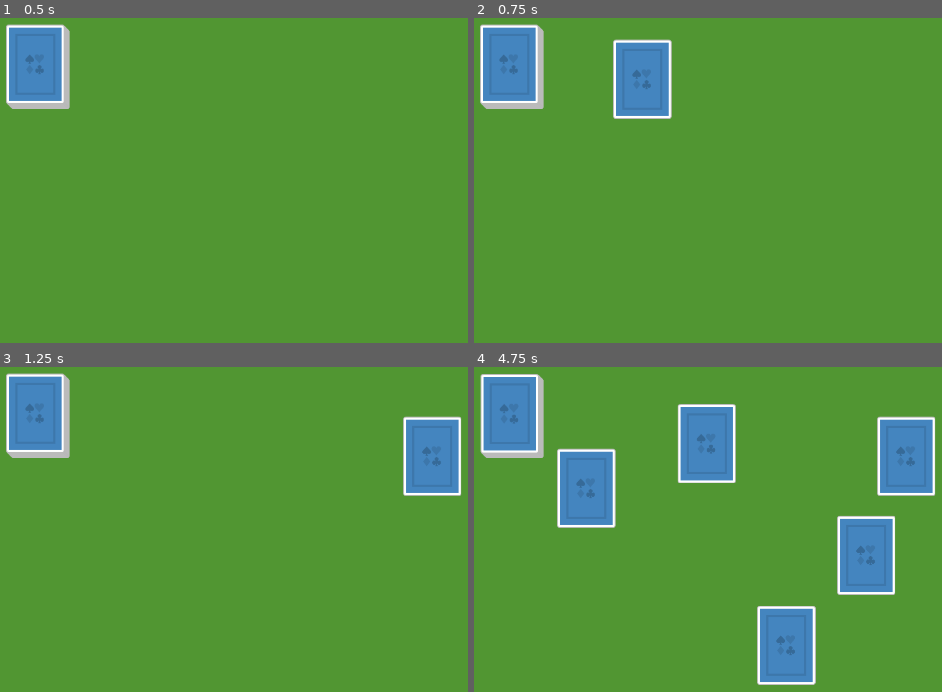
Above: before the commit, frames 1-4 (two rows, left to right).
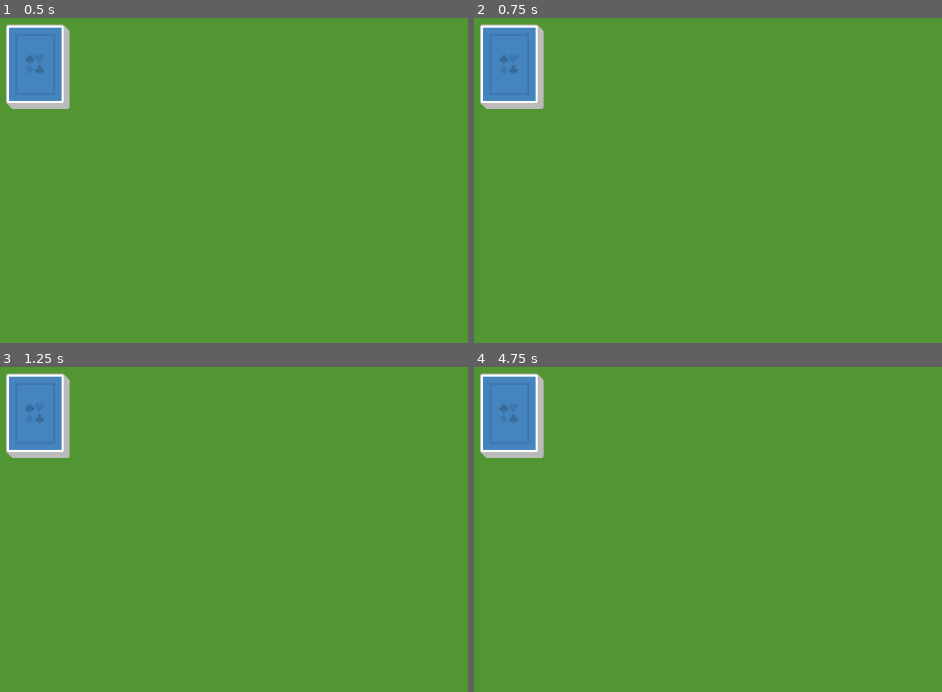
Above: after the commit, the same moments.

Repository: kamidesigns/godot-game-design
Game: Godot game, scene res://Scenes/game.tscn
Same seed, same stepped clock (60 frames per second), same inputs: the game is played once before the commit and once after it.
Inputs (mouse positions are in pixels of both pictures, inside the frame that each line leads up to):
- Up to frame 1 (0.5 s): no input
- Up to frame 2 (0.75 s): tap Enter at 0.5 s; drag from (516, 70) to (909, 112) at 0.52 s
- Up to frame 3 (1.25 s): no input
- Up to frame 4 (4.75 s): tap Space at 1.25, 2.75, 4.25 s; drag from (516, 419) to (792, 649) at 1.27 s; tap Enter at 2, 3.5 s; move the mouse to (516, 419) at 2.02 s; click (516, 419) at 2.1 s; drag from (516, 419) to (591, 493) at 2.77 s; drag from (516, 419) to (871, 558) at 3.52 s; drag from (516, 419) to (712, 448) at 4.27 s

Frame 1 is identical in both runs. In frame 2, 3.1% of the frame differs, in the area x 29-43%, y 6-32%; in frame 3, 3.0%; in frame 4, 16%, in the area x 1-99%, y 1-98%.

Commit message:
remove dragcomponent from card + add is_red and is_black card functions

Diff:
--- a/Solitaire/Scenes/Card/card.gd
+++ b/Solitaire/Scenes/Card/card.gd
@@ -1,7 +1,5 @@
 extends Node2D
 class_name Card
-
-const my_scene: PackedScene = preload("res://Scenes/Card/card.tscn")
 
 var front_texture : Texture2D
 var back_texture : Texture2D
@@ -20,8 +18,15 @@
 	flipped = !flipped
 	update_texture()
 
+func is_black():
+	return suit == "Clubs" || suit == "Spades"
+
+func is_red():
+	return suit == "Hearts" || suit == "Diamonds"
+
 static func create_card(_suit: String, _rank: String) -> Card:
-	var new_card: Card = my_scene.instantiate()
+
+	var new_card: Card = load("res://Scenes/Card/card.tscn").instantiate()
 	new_card.rank = _rank
 	new_card.suit = _suit
 
--- a/Solitaire/Scenes/Card/card.tscn
+++ b/Solitaire/Scenes/Card/card.tscn
@@ -1,21 +1,9 @@
-[gd_scene load_steps=4 format=3 uid="uid://bh2g5wem653uw"]
+[gd_scene load_steps=2 format=3 uid="uid://bh2g5wem653uw"]
 
 [ext_resource type="Script" path="res://Scenes/Card/card.gd" id="1_fvkdt"]
-[ext_resource type="Script" path="res://Scenes/Components/drag_component.gd" id="3_aqtmv"]
-
-[sub_resource type="RectangleShape2D" id="RectangleShape2D_ntk6v"]
-size = Vector2(140, 190)
 
 [node name="Card" type="Node2D"]
 script = ExtResource("1_fvkdt")
 
 [node name="Sprite2D" type="Sprite2D" parent="."]
 unique_name_in_owner = true
-
-[node name="DragComponent" type="Area2D" parent="."]
-script = ExtResource("3_aqtmv")
-
-[node name="CollisionShape2D" type="CollisionShape2D" parent="DragComponent"]
-shape = SubResource("RectangleShape2D_ntk6v")
-
-[connection signal="input_event" from="DragComponent" to="." method="_on_input_event"]
